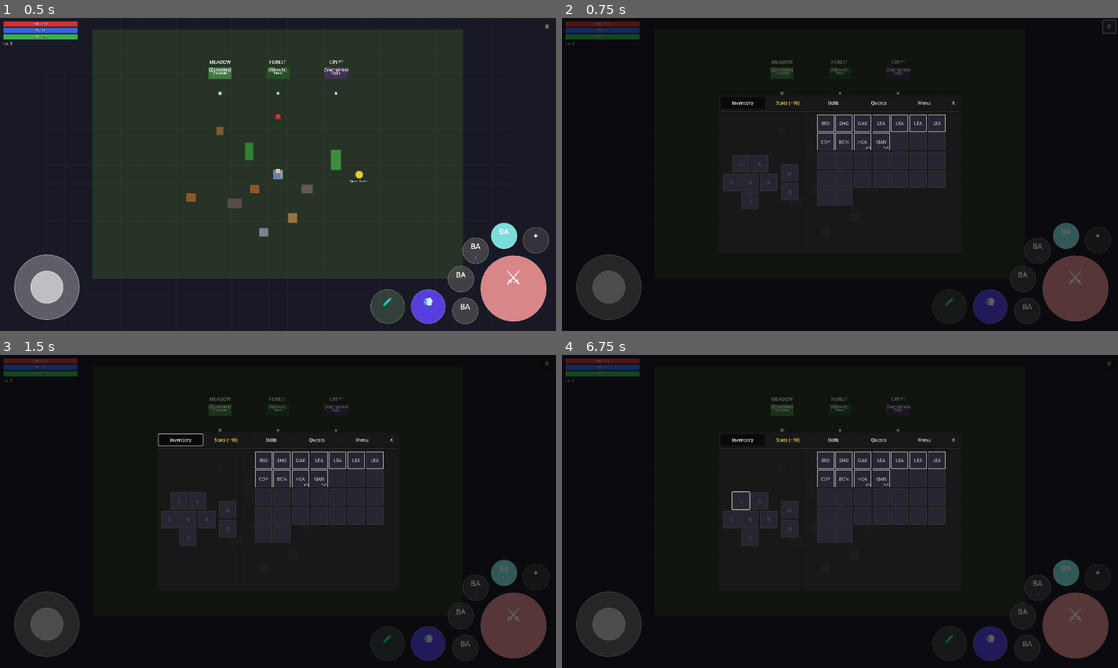
Above: before the commit, frames 1-4 (two rows, left to right).
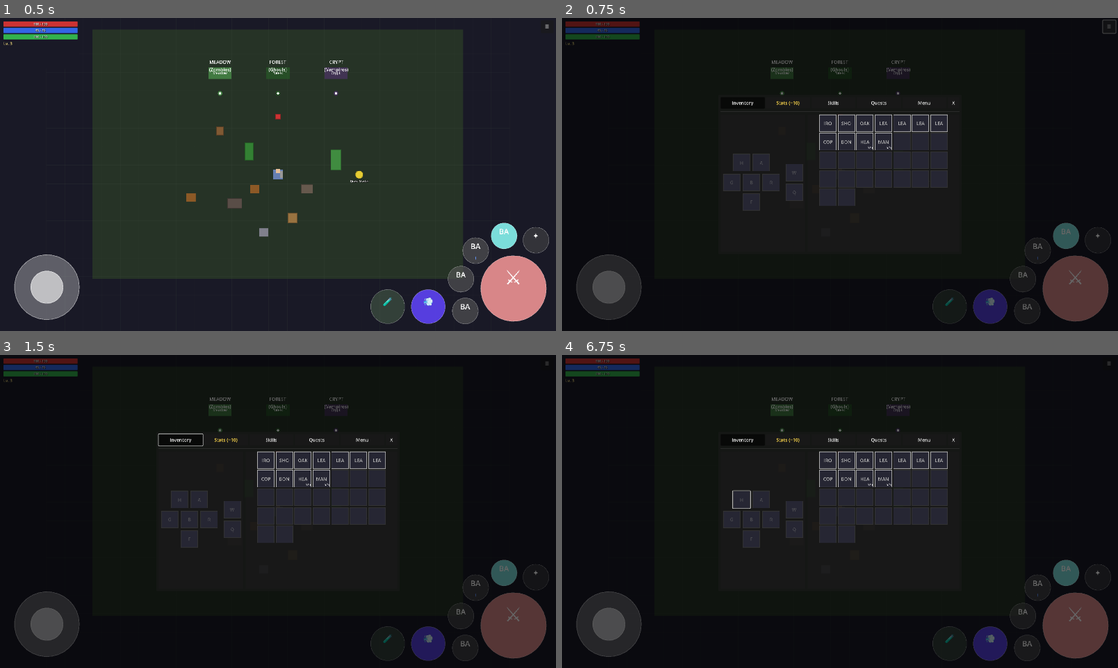
Above: after the commit, the same moments.

Repository: MatousHruska/MobileTestia
Game: Godot game, scene res://scenes/world/test_zone.tscn
Two runs of this game, one before a commit and one after it. Both use one fixed random seed, a clock stepped at 60 frames per second and the inputs below.
Inputs:
- Up to frame 1 (0.5 s): no input
- Up to frame 2 (0.75 s): click "☰" at 0.5 s
- Up to frame 3 (1.5 s): click "Inventory" at 1.25 s
- Up to frame 4 (6.75 s): click "Stats (+10)" at 2 s; click "Skills" at 2.75 s; click "Quests" at 3.5 s; click "Active" at 4.25 s; click "Completed" at 5 s; click "Inventory" at 5.75 s; click "H" at 6.5 s

Frame 1 is identical in both runs. In frame 2, 1.5% of the frame differs, in the area x 30-70%, y 30-62%; in frame 3, 1.5%; in frame 4, 1.6%.

Commit message:
Increase spacing between equipment slots

Diff:
--- a/scripts/ui/inventory/inventory_panel.gd
+++ b/scripts/ui/inventory/inventory_panel.gd
@@ -124,18 +124,18 @@
 	# Two-column layout: Armor | Combat
 	var columns_hbox := HBoxContainer.new()
 	columns_hbox.name = "EquipmentColumns"
-	columns_hbox.add_theme_constant_override("separation", 12)
+	columns_hbox.add_theme_constant_override("separation", 20)
 	equip_center.add_child(columns_hbox)
 
 	# Column 1: Armor slots
 	var armor_column := VBoxContainer.new()
 	armor_column.name = "ArmorColumn"
-	armor_column.add_theme_constant_override("separation", 4)
+	armor_column.add_theme_constant_override("separation", 8)
 	columns_hbox.add_child(armor_column)
 
 	for row_slots in ARMOR_LAYOUT:
 		var row := HBoxContainer.new()
-		row.add_theme_constant_override("separation", 4)
+		row.add_theme_constant_override("separation", 8)
 		row.alignment = BoxContainer.ALIGNMENT_CENTER
 		armor_column.add_child(row)
 
@@ -151,7 +151,7 @@
 	# Column 2: Combat slots (Weapon + Quick Slot)
 	var combat_column := VBoxContainer.new()
 	combat_column.name = "CombatColumn"
-	combat_column.add_theme_constant_override("separation", 4)
+	combat_column.add_theme_constant_override("separation", 8)
 	combat_column.alignment = BoxContainer.ALIGNMENT_CENTER
 	columns_hbox.add_child(combat_column)
 
